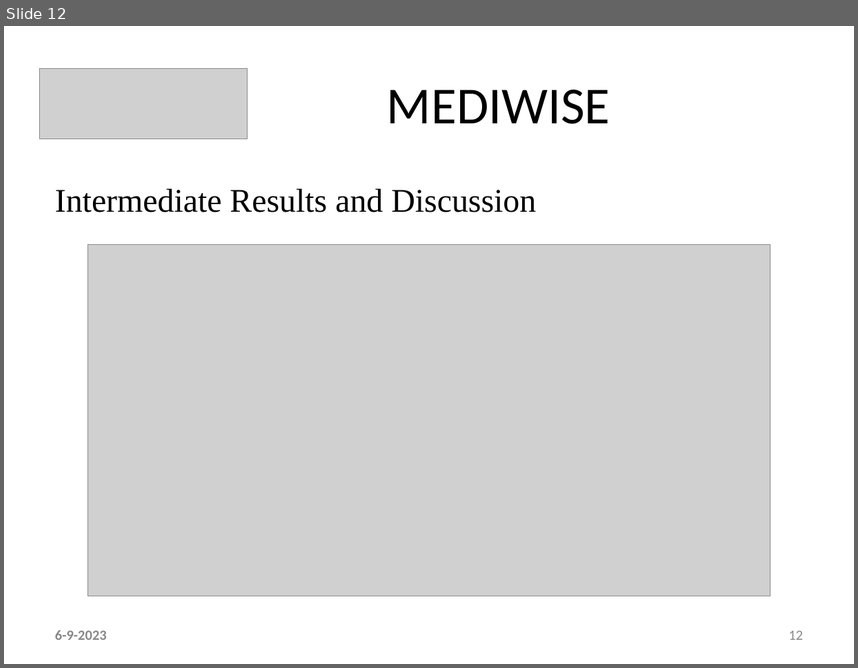
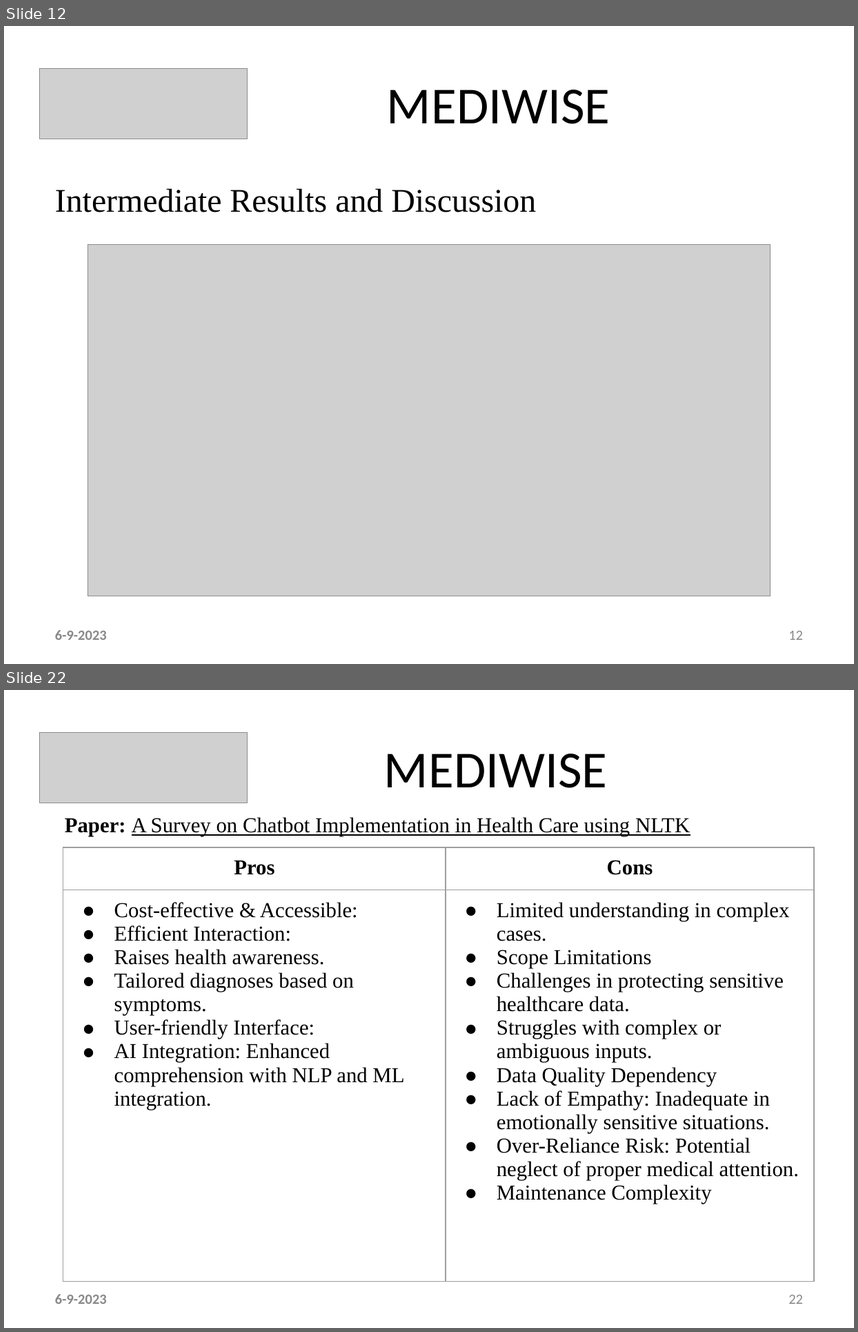
Before and after one commit to ani23-11/MediWise, a slide deck: ppt & references/Main - Ctech PPT Template.pptx. Shown one above the other, each under a label of ours: slide 12 before the commit, slides 12 and 22 after it; the slides between them are not shown. The pictures are 858x668 and 858x1332 pixels, drawn with LibreOffice and Linux fonts; fonts in the diff are those of the drawing; grey boxes stand for pictures. Boxes give left, top, right and bottom in pixels: in the first picture for what was removed or moved away, otherwise in the second. Text is boxed around its words. In the diff, an @@ line names an element or a change of style, - is before the commit and + after.

Commit message:
algorithms1 & ppt_pros_cons

```diff
--- a/ppt & references/Main - Ctech PPT Template.pptx
+++ b/ppt & references/Main - Ctech PPT Template.pptx
@@ slide 22 added at bbox=[4, 690, 854, 1328], background #FFFFFF @@
@@ picture added at bbox=[40, 733, 248, 803] @@
@@ text added at bbox=[384, 753, 607, 788], 44 pt, text #000000 @@
+MEDIWISE
@@ text added at bbox=[65, 817, 690, 836], 18 pt, text #000000, underline @@
+Paper: A Survey on Chatbot Implementation in Health Care using NLTK
@@ table added at bbox=[63, 847, 814, 1206], 2 rows, 2 columns @@
+Pros | Cons
+Cost-effective & Accessible: / Efficient Interaction: / Raises health awareness. / Tailored diagnoses based on symptoms. / User-friendly Interface: / AI Integration: Enhanced comprehension with NLP and ML integration. | Limited understanding in complex cases. / Scope Limitations / Challenges in protecting sensitive healthcare data. / Struggles with complex or ambiguous inputs. / Data Quality Dependency / Lack of Empathy: Inadequate in emotionally sensitive situations. / Over-Reliance Risk: Potential neglect of proper medical attention. / Maintenance Complexity
@@ text added at bbox=[55, 1294, 107, 1303], 12 pt, text #888888, bold @@
+6-9-2023
@@ page number added at bbox=[789, 1294, 803, 1303], 12 pt, text #888888 @@
+22
```
Also in this commit, not shown: 4 slides changed, 21 other slides added, 2 slides removed, 2 other files.
